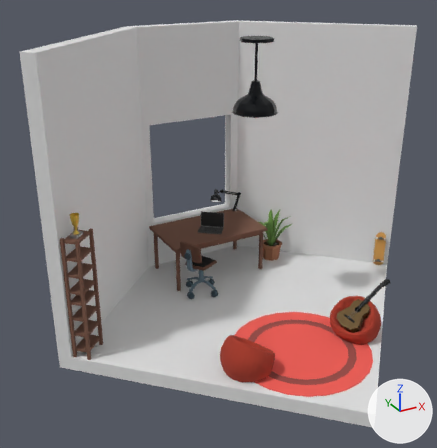
The glTF model assets/models/homeoffice.glb as it was, and as the next commit left it.
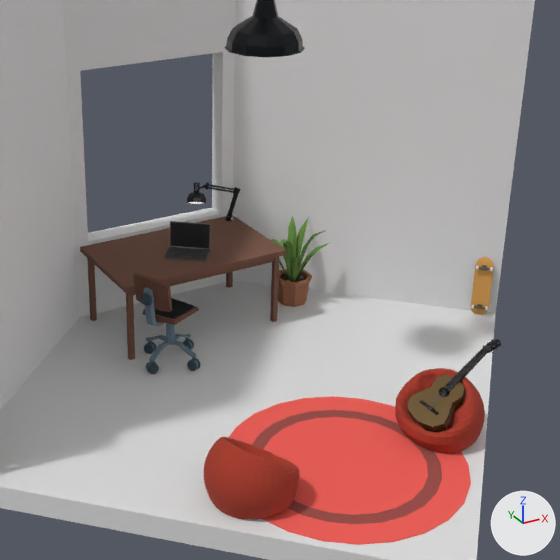
Old and new are each drawn whole from a camera (50 mm lens) standing at (-4.36, -6.9, 4.94) and looking at (-0.65, -0.15, 1.57) and again close up on the part from 24% to 97% of the width and 19% to 91% of the height. The lights are fixed; the arrows at lower right show +X, +Y and +Z. Where no turn or scale is listed for an object, it has been applied to the vertices.

The older version as bpy lines, for what is in view:
```python
me_cube_002 = bpy.data.meshes.new('Cube.002')
me_cube_002.from_pydata(...)  # 50 vertices, 100 faces; spans x -2.97..2.97, y -2.83..2.14, z -0.2..4.0
me_cube_002.materials.append(mat_material_001)  # white #e7e7e7
me_desklamp1 = bpy.data.meshes.new('DeskLamp1')
me_desklamp1.from_pydata(...)  # 210 vertices, 384 faces; spans x 0.242..0.891, y 1.65..1.859, z 0.78..1.256
# faces by material slot: [378, 6]
me_desklamp1.materials.append(mat_metal1desklamp1)  # black #01050b
me_desklamp1.materials.append(mat_light1desklamp1)  # grey #7d7d7e
me_node_mesh_002 = bpy.data.meshes.new('Node-Mesh.002')
me_node_mesh_002.from_pydata(...)  # 1017 vertices, 2030 faces; spans x 0.573..1.265, y -1.735..-1.014, z 0.0..0.509
me_node_mesh_002.materials.append(mat_bean_bag)  # red #a63827
ob_binbag1 = bpy.data.objects.new('Binbag1', me_node_mesh_002)
ob_binbag1.location = (0.0, 0.0, 0.0)
ob_desklamp = bpy.data.objects.new('DeskLamp', me_desklamp1)
ob_desklamp.location = (0.0, 0.0, 0.0)
ob_walls = bpy.data.objects.new('Walls', me_cube_002)
ob_walls.location = (0.0, 0.0, 0.0)
# also in view: 'DeskChair' at (-0.48, 0.74, 0.19); 'Plant' at (1.21, 1.21, 0.45); 'CeilingLampBottom' at (0.0, 0.0, 3.49); 'Table' at (0.0, 1.39, 0.39); 'Binbag2' at (-0.88, -1.34, 0.25)
```
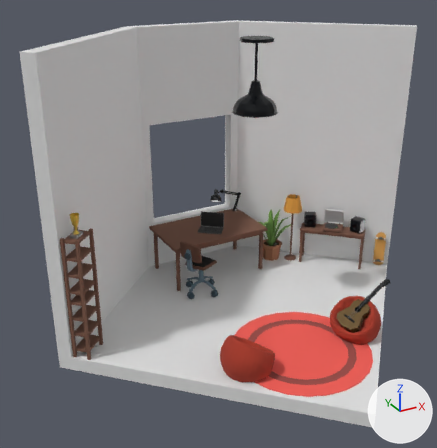
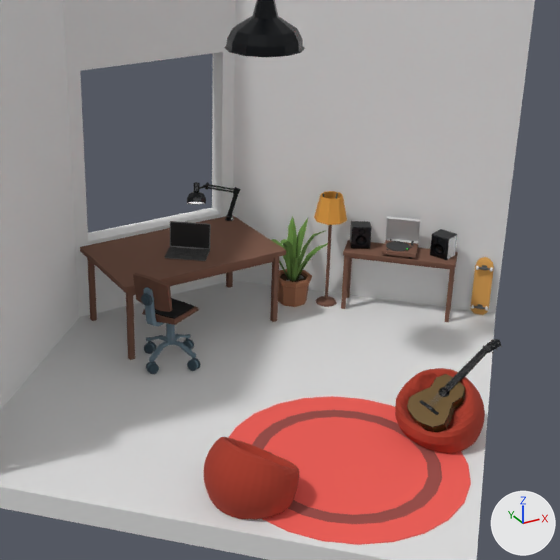
What differs and where, as boxes (x1, y1, x2, y2) in the close-ups (560 x 560 px):
'sideTable', added (brown): after (341, 240, 458, 322)
'Standing_lamp_01_Circle.003', added (orange): after (314, 191, 347, 307)
    faces in mat_dd9944 (orange #de9b3f): (314, 191, 347, 225)
    faces in mat_795548 (brown #795545): (316, 225, 337, 307)
'RecordPlayer', added: after (382, 216, 420, 258)
    faces in mat_03___default_2 (light grey #cacaca): (386, 216, 420, 244)
    faces in mat_crayfishdiffuse (brown #795545): (382, 240, 418, 258)
    faces in mat_02___default_2 (black #404040): (386, 239, 414, 258)
'Speakers1', added (black): after (350, 221, 457, 260)

Edits to the bpy script that builds the scene:
```text
Add ob_standing_lamp_01_circle_003:
    ob_standing_lamp_01_circle_003 = bpy.data.objects.new('Standing_lamp_01_Circle.003', me_standing_lamp_01_circle_003_mesh)  # 195 vertices, 360 faces; spans x -0.165..0.165, y -0.165..0.165, z 0.0..1.183; in mat_795548 (brown #795545), mat_dd9944 (orange #de9b3f), mat_455a64 (dark blue #455965), mat_ffeb3b (yellow #ffec38)
    ob_standing_lamp_01_circle_003.location = (1.475, 1.028, 0.0)
Add ob_recordplayer:
    ob_recordplayer = bpy.data.objects.new('RecordPlayer', me_line003_1)  # 2863 vertices, 5602 faces; spans x -0.13..0.321, y -0.202..0.249, z -0.052..0.28; in mat_02___default (black #404040), mat_02___default_2 (black #404040), mat_crayfishdiffuse (brown #795545), mat_07___default (green #3dff3d), mat_03___default (light grey #cacaca), mat_03___default_2 (light grey #cacaca)
    ob_recordplayer.location = (1.914, 0.546, 0.685)
Add ob_speakers1:
    ob_speakers1 = bpy.data.objects.new('Speakers1', me_speakers1)  # 272 vertices, 528 faces; spans x -0.47..0.33, y -0.248..0.572, z -0.107..0.126; in mat_plasitcspeakers (black #01050b)
    ob_speakers1.location = (2.097, 0.432, 0.741)
Add ob_sidetable:
    ob_sidetable = bpy.data.objects.new('sideTable', me_sidetable_2)  # 56 vertices, 118 faces; spans x -0.914..0.087, y -0.156..0.846, z 0.0..0.634; in mat_wood_002 (brown #795545), mat_defaultmat (white #ffffff)
    ob_sidetable.location = (2.425, 0.222, 0.0)
```
